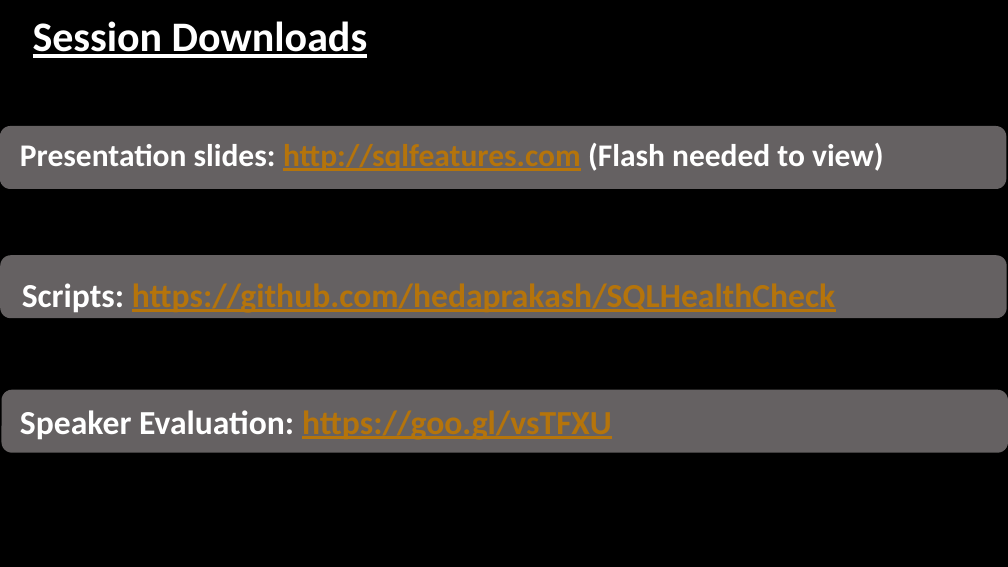
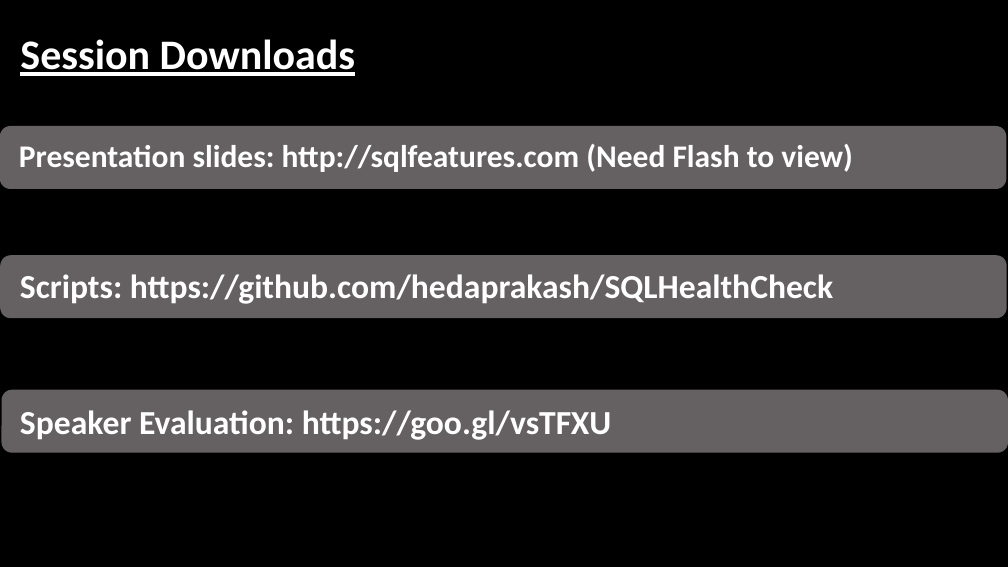
Before and after one commit to hedaprakash/SQLHealthCheck, a slide deck: slide 5 of Consolidated Essential Performance Health Check using PowerShell.pptx (slide 3 before the commit). Drawn at 1008x567 pixels with LibreOffice and Linux fonts; fonts in the diff are those of the drawing; background and template pictures are left out. Boxes give left, top, right and bottom in pixels: in the first picture for what was removed or moved away, otherwise in the second. Text is boxed around its words. In the diff, an @@ line names an element or a change of style, - is before the commit and + after.

```diff
--- a/Consolidated Essential Performance Health Check using PowerShell.pptx
+++ b/Consolidated Essential Performance Health Check using PowerShell.pptx
@@ rectangle "Session Downloads": place and size @@
-rectangle "Session Downloads" at bbox=[25, 6, 872, 50]
+rectangle "Session Downloads" at bbox=[13, 24, 860, 68]
@@ text at bbox=[19, 144, 853, 172]: text changed @@
-Presentation slides: http://sqlfeatures.com (Flash needed to view)
+Presentation slides: http://sqlfeatures.com (Need Flash to view)
@@ text "Scripts: https://github.com/hedaprakash/SQLHealthCheck": place and size @@
-text "Scripts: https://github.com/hedaprakash/SQLHealthCheck" at bbox=[22, 283, 124, 313]
+text "Scripts: https://github.com/hedaprakash/SQLHealthCheck" at bbox=[20, 274, 833, 304]
@@ text "Scripts: https://github.com/hedaprakash/SQLHealthCheck" at bbox=[20, 274, 833, 304]: text colour #B5740B to #FFFFFF, underline off in "https://github.com/hedaprakash/SQLHealthCheck" @@
@@ text "Speaker Evaluation: https://goo.gl/vsTFXU" at bbox=[20, 410, 612, 440]: text colour #B5740B to #FFFFFF, underline off in "https://goo.gl/vsTFXU" @@
```
Also in this commit, not shown: 12 other slides changed, 2 slides added, 6 other files.
